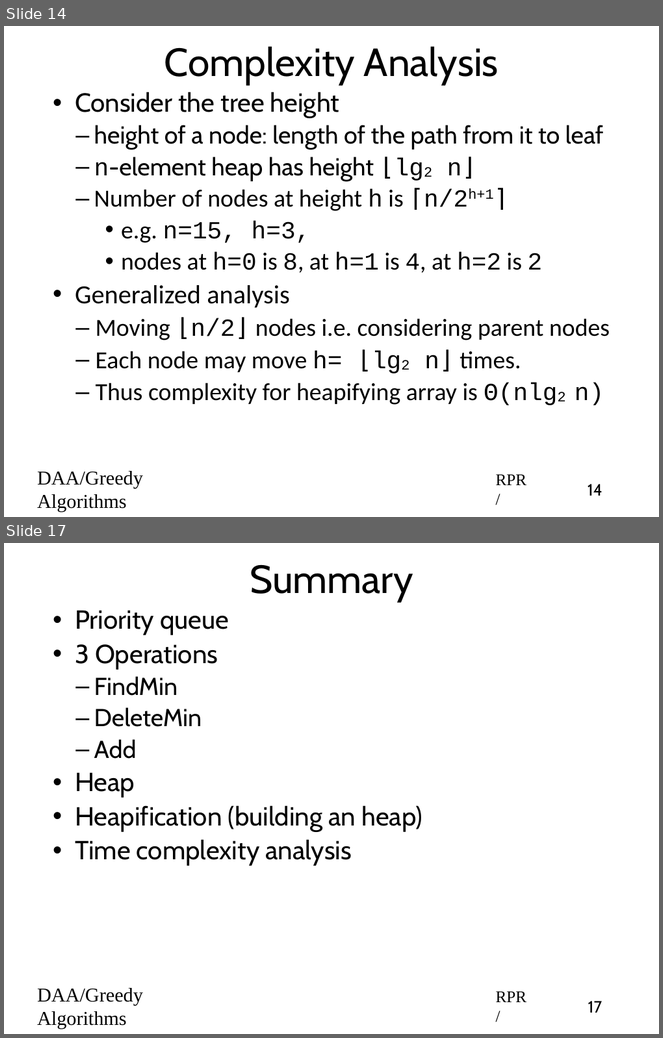
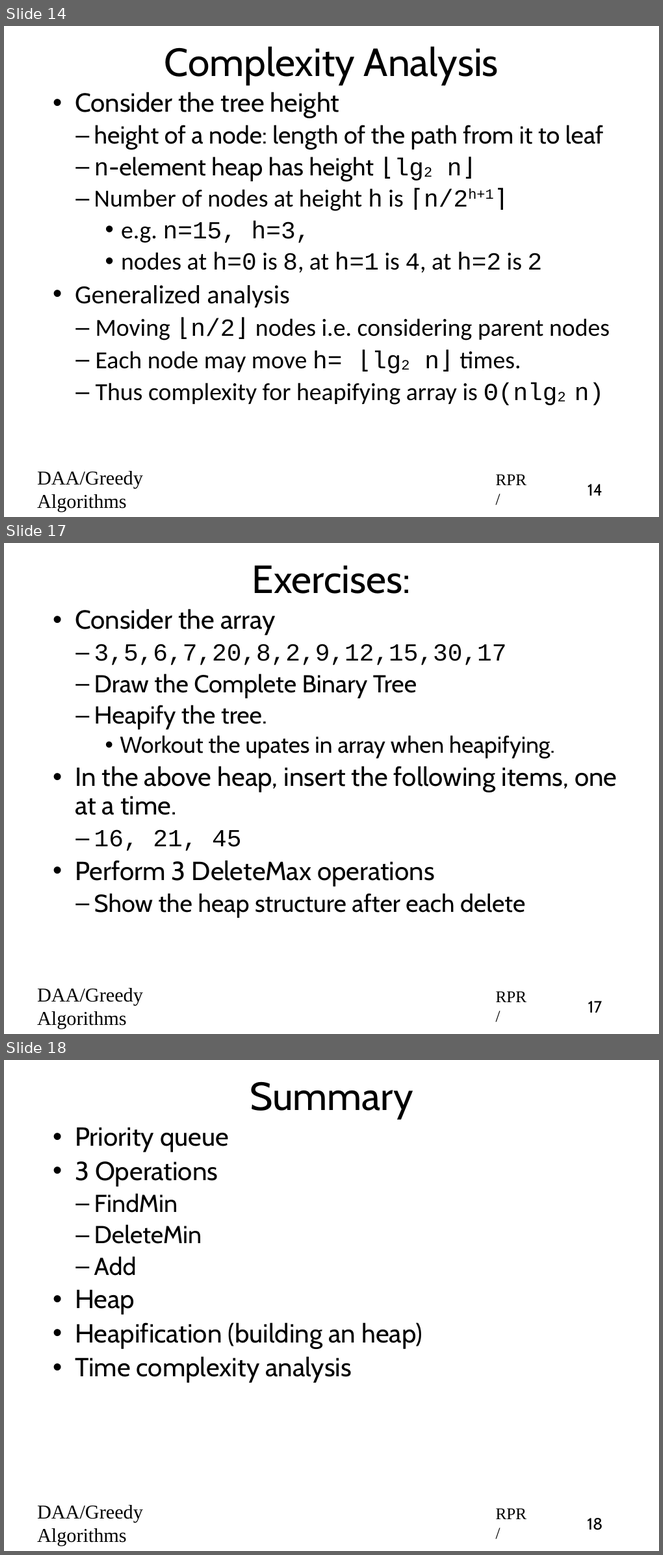
Before and after one commit to rprustagi/2019-17CS43-DAA, a slide deck: Slides-RPR/2019-H1-DAA-L28-Greedy-Algo-Heapsort.pptx. Shown one above the other, each under a label of ours: slides 14 and 17 before the commit, slides 14, 17 and 18 after it; the slides between them are not shown. The pictures are 663x1038 and 663x1555 pixels, drawn with LibreOffice and Linux fonts; fonts in the diff are those of the drawing. Boxes give left, top, right and bottom in pixels: in the first picture for what was removed or moved away, otherwise in the second. Text is boxed around its words. In the diff, an @@ line names an element or a change of style, - is before the commit and + after.

```diff
--- a/Slides-RPR/2019-H1-DAA-L28-Greedy-Algo-Heapsort.pptx
+++ b/Slides-RPR/2019-H1-DAA-L28-Greedy-Algo-Heapsort.pptx
@@ slide 17 added at (4, 543, 659, 1034), background #FFFFFF @@
@@ title added at (252, 565, 411, 594), 48 pt, text #000000 @@
+Exercises:
@@ text added at (75, 609, 617, 918), 30 pt, text #000000 @@
+• Consider the array
+  – 3,5,6,7,20,8,2,9,12,15,30,17
+  – Draw the Complete Binary Tree
+  – Heapify the tree.
+    • Workout the upates in array when heapifying.
+• In the above heap, insert the following items, one at a time.
+  – 16, 21, 45
+• Perform 3 DeleteMax operations
+  – Show the heap structure after each delete
@@ text added at (37, 988, 143, 1029), 24 pt, text #000000 @@
+DAA/Greedy Algorithms
@@ text added at (496, 991, 527, 1003), 20 pt, text #000000 @@
+RPR/
@@ page number added at (588, 1001, 603, 1013), 20 pt, text #000000 @@
+17
@@ what was slide 17 is now slide 18 @@
@@ page number at (587, 1518, 603, 1531): text changed @@
-17
+18
```
Also in this commit, not shown: 9 slides changed, 2 other files.
